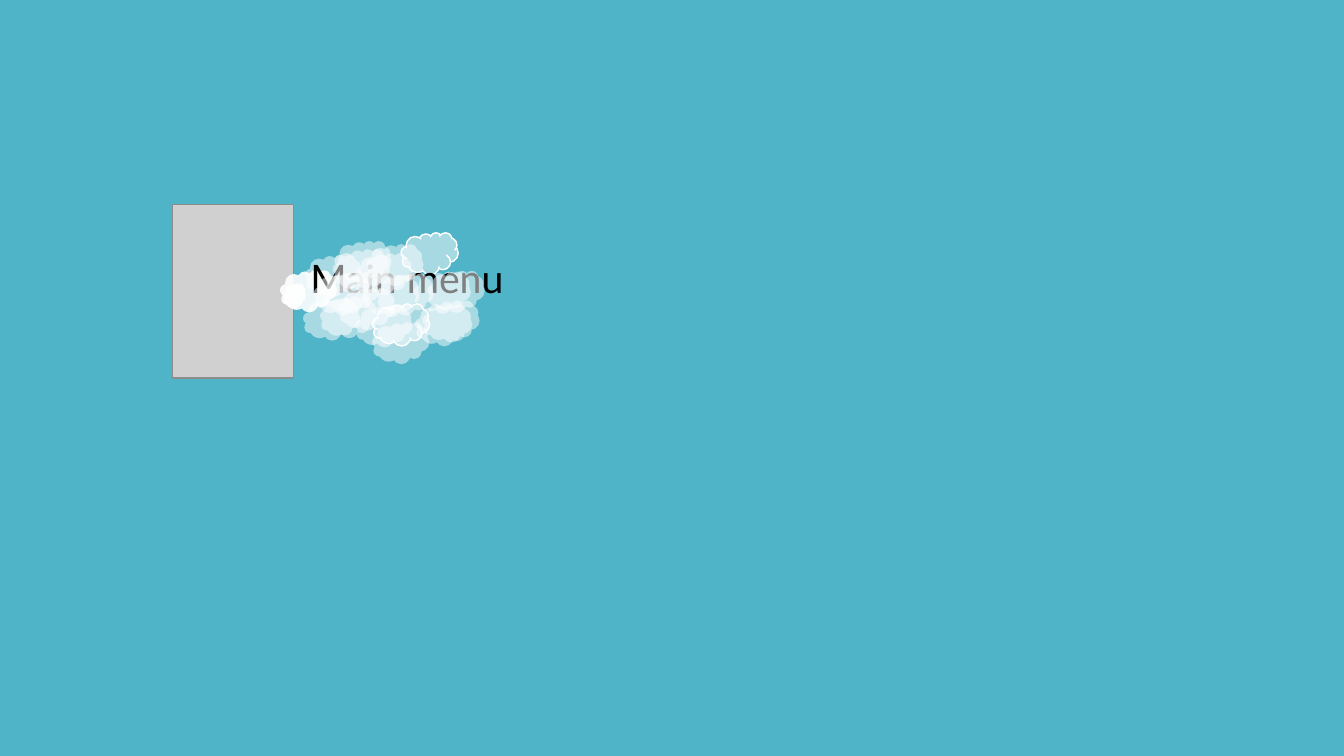
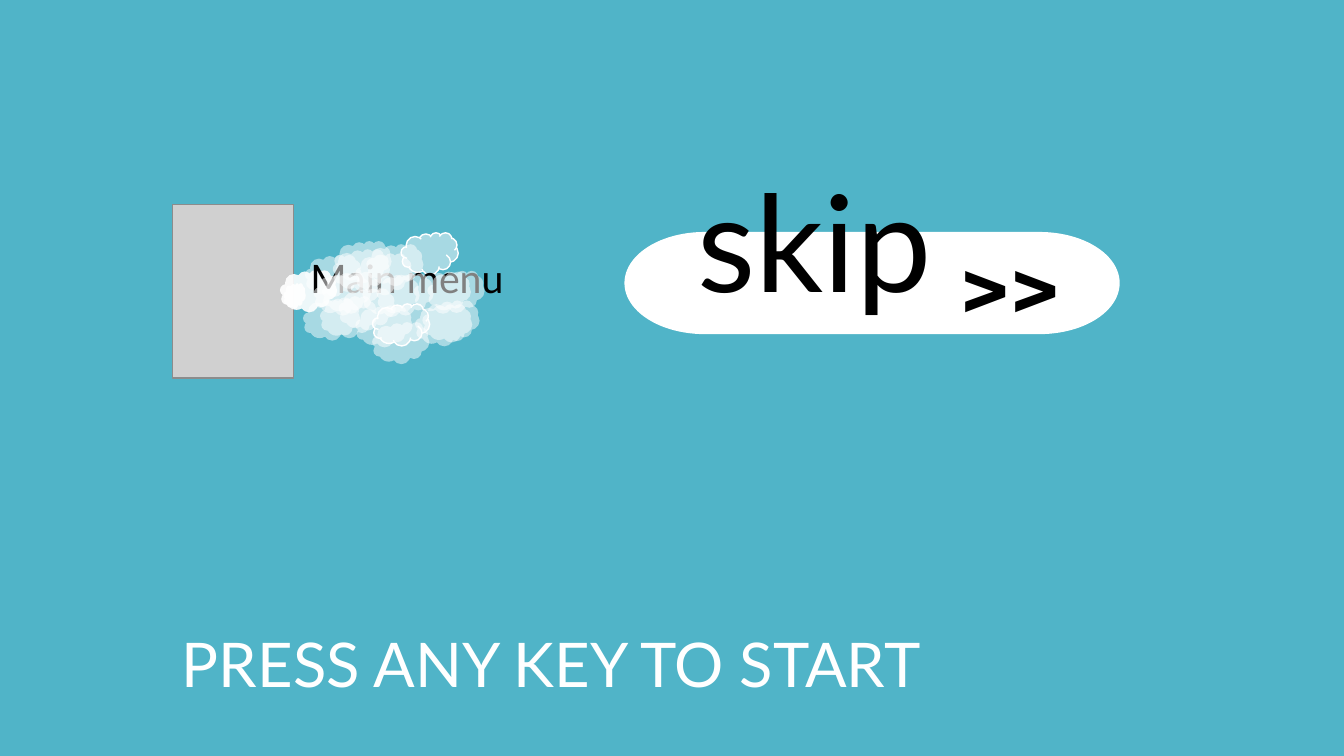
Before and after one commit to nixondebantu/swe-224-java-team-project, a slide deck: slide 2 of assets/screens/screens.pptx. Drawn at 1344x756 pixels with LibreOffice and Linux fonts; fonts in the diff are those of the drawing; grey boxes stand for pictures. Boxes give left, top, right and bottom in pixels: in the first picture for what was removed or moved away, otherwise in the second. Text is boxed around its words. In the diff, an @@ line names an element or a change of style, - is before the commit and + after.

```diff
--- a/assets/screens/screens.pptx
+++ b/assets/screens/screens.pptx
@@ text added at [697,193,931,316], 96 pt, text #000000 @@
+skip
@@ pill shape added at [625,233,1119,334], fill #FFFFFF, outline #FFFFFF 1 pt @@
@@ text added at [951,233,1090,345], 60 pt, text #000000, bold @@
+>>
@@ text added at [182,642,921,688], 44 pt, text #FFFFFF @@
+PRESS ANY KEY TO START
```
Also in this commit, not shown: 6 other files.
